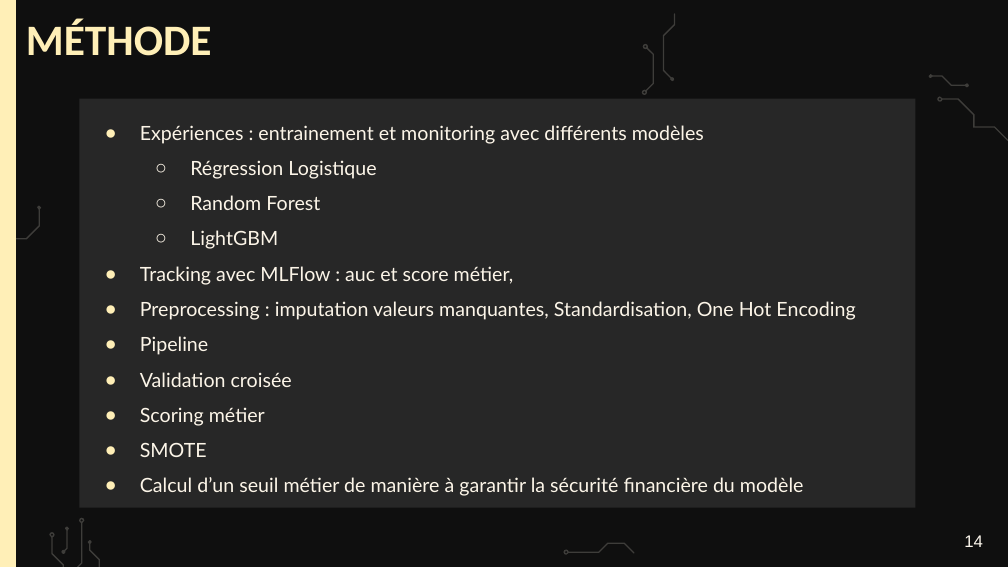
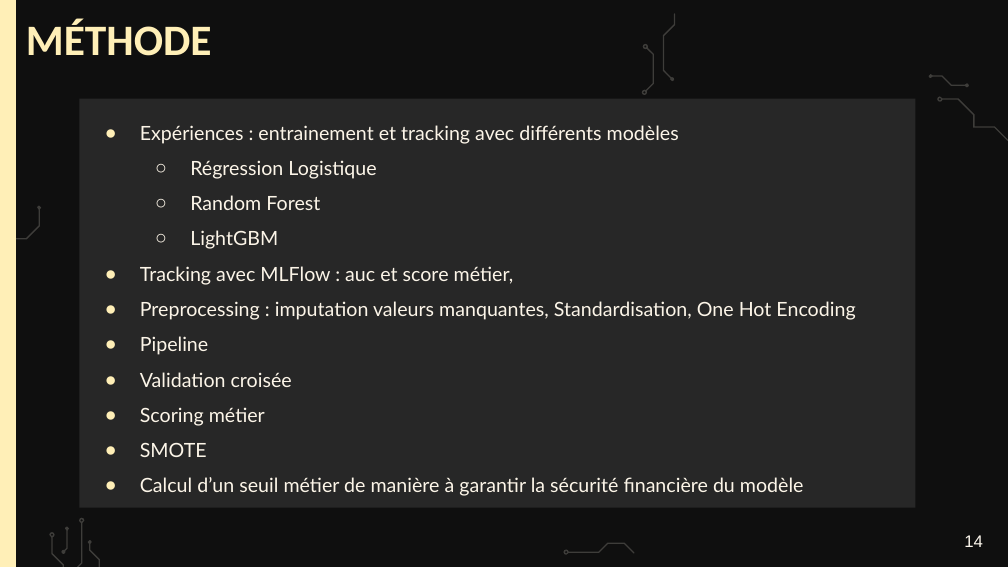
Before and after one commit to webew/api-oc-projet7, a slide deck: slide 14 of Fillion_Bertrand_6_presentation_022026.pptx. Drawn at 1008x567 pixels with LibreOffice and Linux fonts; fonts in the diff are those of the drawing; background and template pictures are left out. Boxes give left, top, right and bottom in pixels: in the first picture for what was removed or moved away, otherwise in the second. Text is boxed around its words. In the diff, an @@ line names an element or a change of style, - is before the commit and + after.

```diff
--- a/Fillion_Bertrand_6_presentation_022026.pptx
+++ b/Fillion_Bertrand_6_presentation_022026.pptx
@@ subtitle at box(140, 125, 679, 144): text changed @@
-● Expériences : entrainement et monitoring avec différents modèles
+● Expériences : entrainement et tracking avec différents modèles
```
Also in this commit, not shown: 2 other slides changed, 3 other files.
